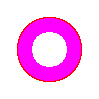
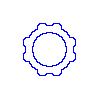
Before/after of a 99 × 99 layered artwork. What changed in the layer stack:
added layer "OuterCourtYardTopFortsFin" above "OuterCourtYardTopForts" over [24, 24, 75, 75]
added layer "OuterCourtYardTopForts" above "OuterCourtYardTopFloors" over [23, 23, 76, 76]
hid "ClearTrees" over [17, 17, 82, 82]
